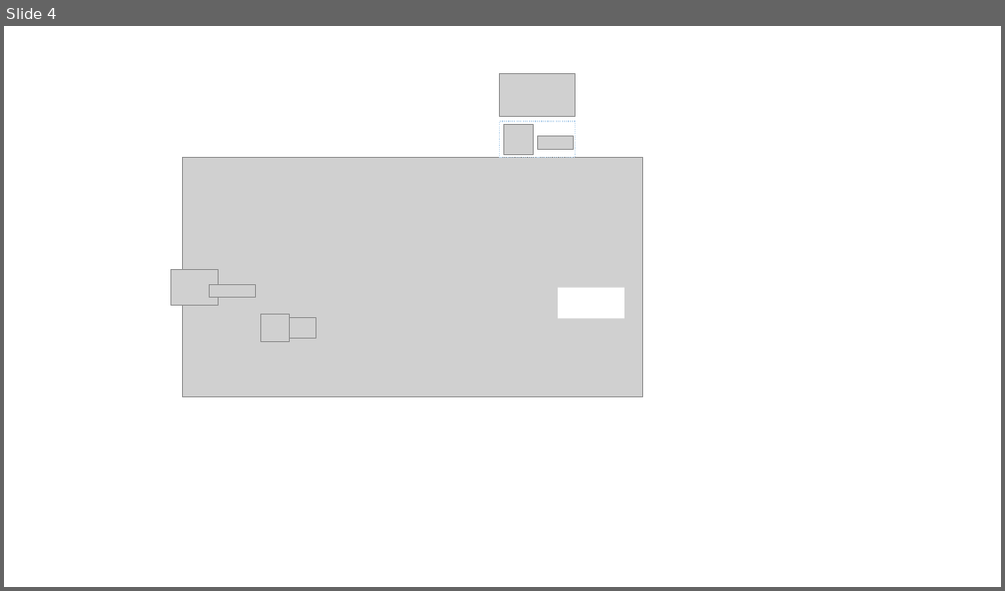
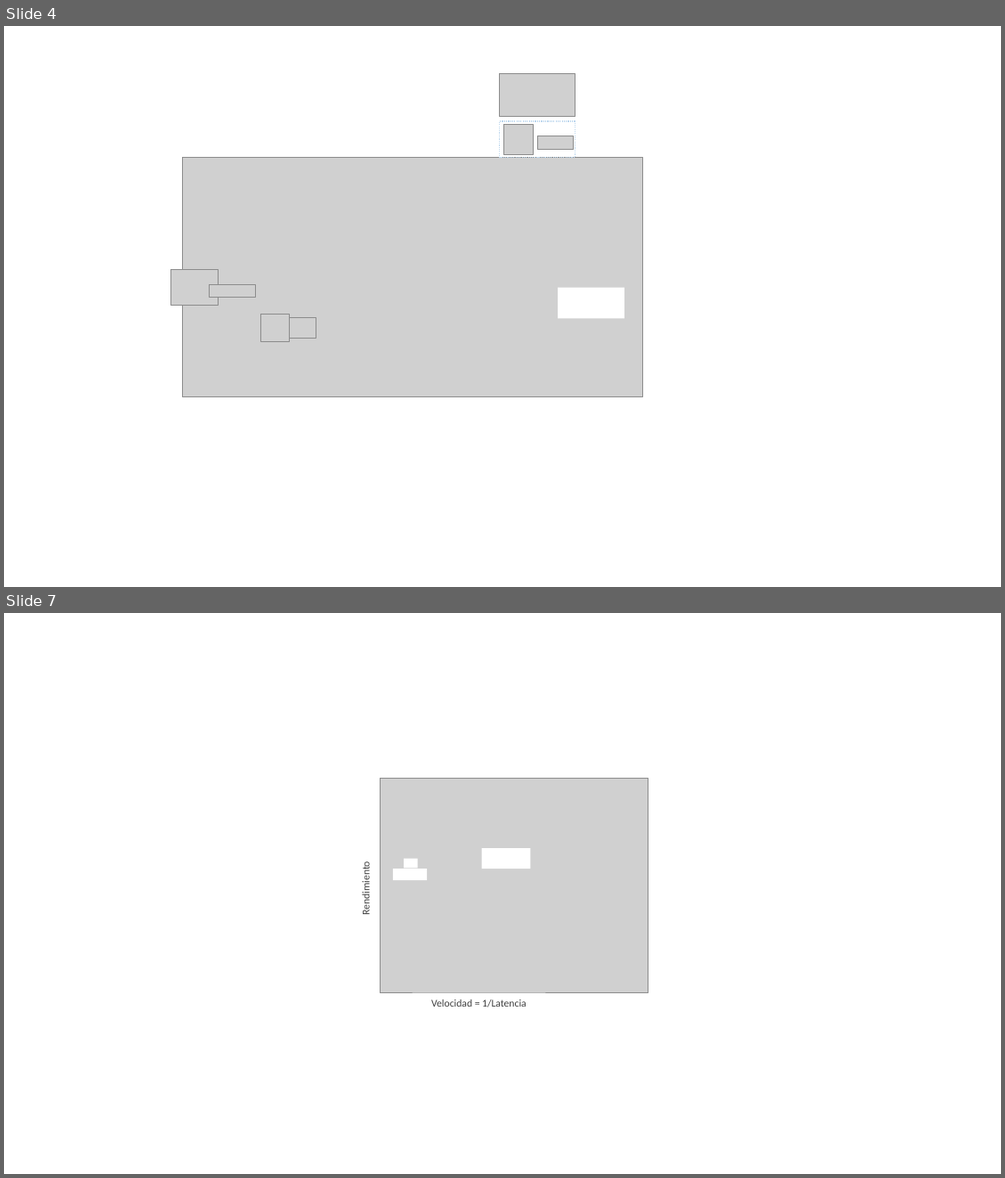
Before and after one commit to inmperfer/TFM, a slide deck: memoria/images/Presentación1.pptx. Shown one above the other, each under a label of ours: slide 4 before the commit, slides 4 and 7 after it; the slides between them are not shown. The pictures are 1005x591 and 1005x1178 pixels, drawn with LibreOffice and Linux fonts; fonts in the diff are those of the drawing; grey boxes stand for pictures. Boxes give left, top, right and bottom in pixels: in the first picture for what was removed or moved away, otherwise in the second. Text is boxed around its words. In the diff, an @@ line names an element or a change of style, - is before the commit and + after.

```diff
--- a/memoria/images/Presentación1.pptx
+++ b/memoria/images/Presentación1.pptx
@@ slide 7 added at [4, 613, 1001, 1174], background #FFFFFF @@
@@ group added at [356, 779, 647, 1013]: 5 rectangles, 1 picture @@
+Rendimiento
+Velocidad = 1/Latencia
```
Also in this commit, not shown: 7 other slides added, 8 other files.
